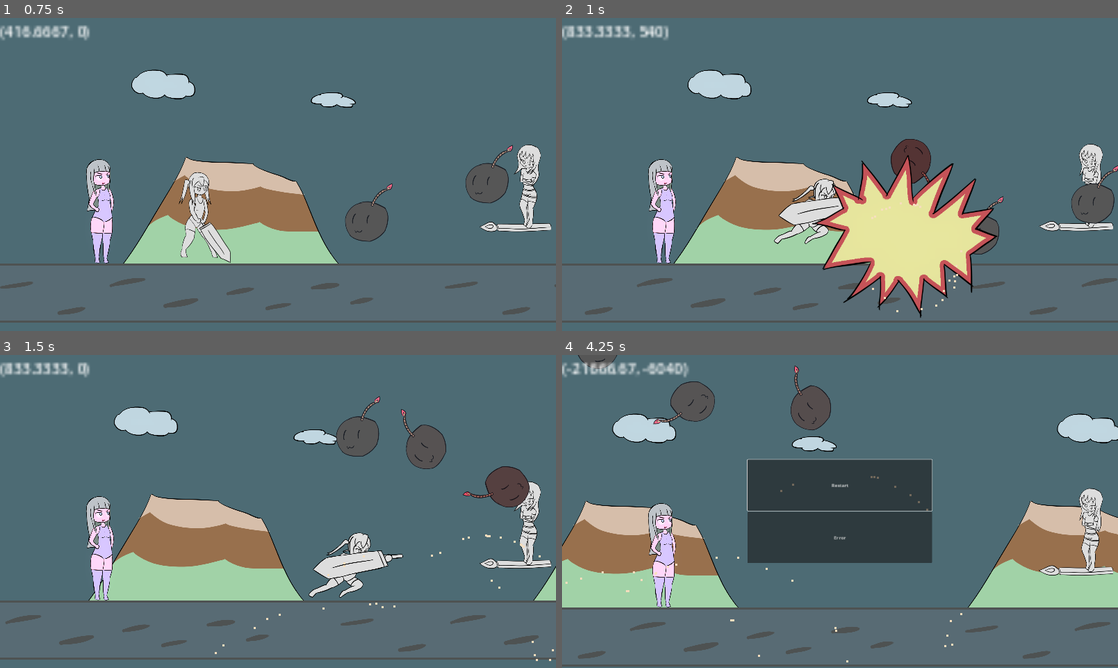
Above: before the commit, frames 1-4 (two rows, left to right).
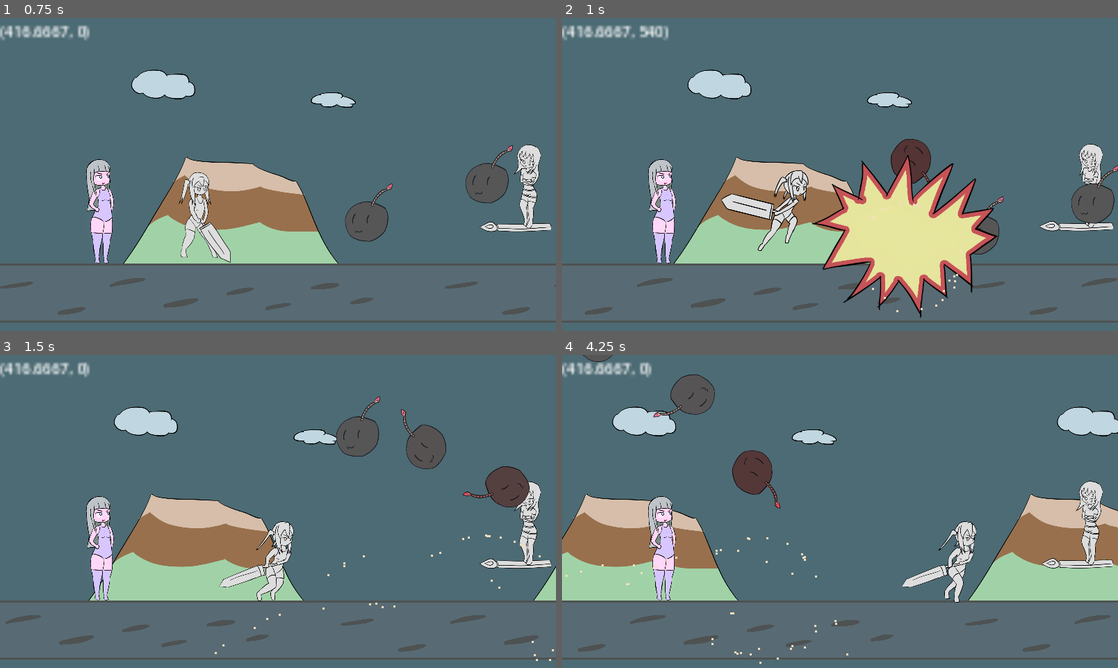
Above: after the commit, the same moments.

Repository: BeatMil/Animurun
Game: Godot game, scene res://Scenes/Forest.tscn
The game is run twice, just before and just after one commit, with the same random seed, the same clock (stepped at 60 frames per second) and the same inputs.
Inputs:
- Up to frame 1 (0.75 s): hold D (move_right) from 0.53 s (still down); hold J (attack) from 0.53 s (still down)
- Up to frame 2 (1 s): keep holding D (move_right); keep holding J (attack); tap Space (jump) at 0.77 s; tap K (block) at 0.8 s
- Up to frame 3 (1.5 s): keep holding D (move_right); release J (attack) at 1.28 s; tap K (block) at 1.35 s
- Up to frame 4 (4.25 s): tap Space (jump) at 1.52, 3.02, 3.77 s; tap L (dodge) at 1.55, 3.8 s; release D (move_right) at 2.03 s; hold A (move_left) 2.03-2.78 s; hold L (dodge) 2.03-2.78 s; tap J (attack) at 2.3, 2.85 s; hold D (move_right) from 2.78 s (still down); tap K (block) at 3.05 s; hold K (block) from 3.53 s (still down)

Frame 1 is identical in both runs. In frame 2, 2.4% of the frame differs, in the area x 0-51%, y 2-75%; in frame 3, 2.7%; in frame 4, 26%, in the area x 0-100%, y 0-100%.

Commit message:
Rebalance chiichan chain actions
Chiichan can chain anything to attack but not vise versa

Diff:
--- a/scripts/Chiichan.gd
+++ b/scripts/Chiichan.gd
@@ -71,14 +71,20 @@
 	if state == States.STUNNED:
 		return
 
+	### Prevent chiichan from chaining actions
+	### chiichan can chain dodge to attack, but not attack to dodge
+	### chiichan can basically chain anything to attack but not vise versa
+
 	if event.is_action_pressed("attack"):
 		attack01()
 
 	if event.is_action_pressed("block"):
-		block()
+		if state not in [States.BLOCK_IMPACT, States.ATTACKING, States.DODGING]:
+			block()
 
 	if event.is_action_pressed("dodge"):
-		dodge()
+		if state not in [States.BLOCK_IMPACT, States.ATTACKING]:
+			dodge()
 
 
 func lerp_velocity_x():
